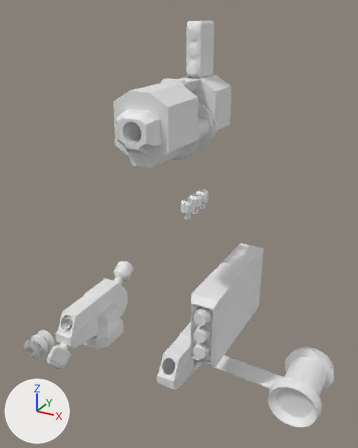
An edit to the Blender file Assets/Models/NewMech/base-mech.blend, drawn before and after from the same camera.
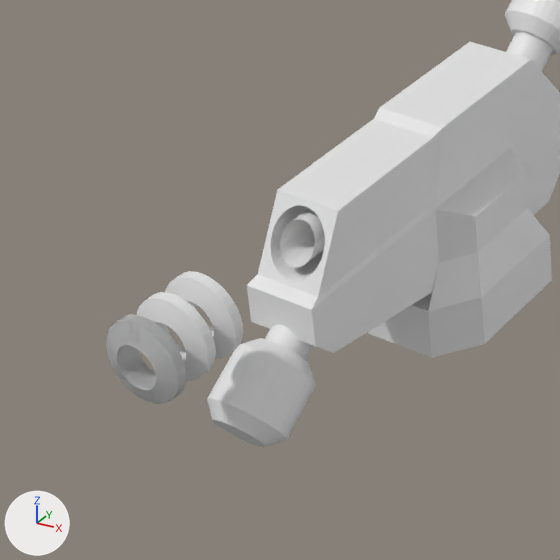
The first picture shows the older version from a 50 mm camera at (35.5, -47.4, 68.7) aimed at (11.6, -4.0, 47.0). The close-ups show both versions on the part from 0% to 35% of the width and 60% to 88% of the height of that picture; other places that the commit changed are outside them. Every picture has the same lights, and +X, +Y and +Z are marked at lower left. Materials are left out; every surface is plain grey.

The scene before the commit, as lines of its bpy script (objects in view):
```python
ob_capacitor_001 = bpy.data.objects.new('Capacitor.001', me_cylinder_009)
ob_capacitor_001.parent = ob_laser_gun_base
ob_capacitor_001.location = (-1.542, 12.4, 35.01)
ob_capacitor_001.rotation_euler = (-0.946, 0.0, 0.0)  # degrees (-54, 0, 0)
ob_laser_gun_base = bpy.data.objects.new('Laser_Gun_Base', me_cube_015)
ob_laser_gun_base.parent = ob_uppertorso
ob_laser_gun_base.location = (0.0807, -2.861, 27.3)
ob_laser_gun_coil_001 = bpy.data.objects.new('Laser_Gun_Coil.001', me_cylinder_017)
ob_laser_gun_coil_001.parent = ob_laser_gun_base
ob_laser_gun_coil_001.location = (-1.585, -2.055, 34.38)
ob_laser_gun_coil_001.rotation_euler = (1.571, 3.142, 0.0)  # degrees (90, 180, 0)
ob_laser_gun_coil_001.scale = (-1.0, -1.0, -0.362)
ob_laser_gun_coil_002 = bpy.data.objects.new('Laser_Gun_Coil.002', me_cylinder_006)
ob_laser_gun_coil_002.parent = ob_laser_gun_base
ob_laser_gun_coil_002.location = (-1.585, -2.055, 34.38)
ob_laser_gun_coil_002.rotation_euler = (1.571, 3.142, 0.0)  # degrees (90, 180, 0)
ob_laser_gun_coil_002.scale = (-1.0, -1.0, -0.362)
ob_laser_gun_coil_003 = bpy.data.objects.new('Laser_Gun_Coil.003', me_cylinder_012)
ob_laser_gun_coil_003.parent = ob_laser_gun_base
ob_laser_gun_coil_003.location = (-1.585, -1.168, 34.38)
ob_laser_gun_coil_003.rotation_euler = (1.571, 3.142, 0.0)  # degrees (90, 180, 0)
ob_laser_gun_coil_003.scale = (-1.0, -1.0, -0.362)
ob_laser_gun_coil_004 = bpy.data.objects.new('Laser_Gun_Coil.004', me_cylinder_013)
ob_laser_gun_coil_004.parent = ob_laser_gun_base
ob_laser_gun_coil_004.location = (-1.585, -0.323, 34.38)
ob_laser_gun_coil_004.rotation_euler = (1.571, 3.142, 0.0)  # degrees (90, 180, 0)
ob_laser_gun_coil_004.scale = (-1.0, -1.0, -0.362)
# also in view: 'Capacitor.002' at (0.2, -12.3, 30.8)
```
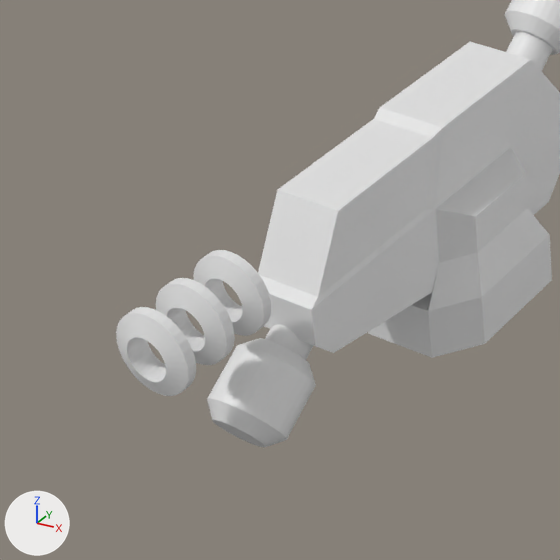
Changed parts and their boxes [x1, y1, x2, y2] in the close-ups (560 x 560 px):
```json
{"object": "Laser_Gun_Base", "change": "reshaped", "before": [247, 41, 560, 358], "after": [258, 41, 560, 358]}
{"object": "Laser_Gun_Coil.004", "change": "moved, modifiers changed", "before": [165, 271, 243, 358], "after": [116, 250, 271, 396]}
{"object": "Laser_Gun_Coil.001", "change": "deleted", "before": [106, 315, 186, 404]}
{"object": "Laser_Gun_Coil.003", "change": "deleted", "before": [137, 292, 216, 380]}
{"object": "Laser_Gun_Coil.002", "change": "deleted", "before": [118, 315, 186, 398]}
{"part": 1, "of": "me_cube_015", "change": "deleted", "before": [280, 208, 325, 268]}
{"part": 2, "of": "me_cube_015", "change": "cut back", "before": [258, 190, 338, 297], "after": [258, 190, 338, 297]}
```

Edits to the scene script, one JSON object a line:
```json
{"block": "me_cube_015", "where": "# used by ob_laser_gun_base; parent = ob_uppertorso; location = (0.0807, -2.861, 27.3)"}
{"op": "remove", "block": "me_cube_015", "code": "me_cube_015.from_pydata(...)  # 245 vertices, 169 faces; spans x -2.08..2.08, y -6.05..4.07, z -3.19..2.76"}
{"op": "add", "block": "me_cube_015", "code": "me_cube_015.from_pydata(...)  # 81 vertices, 72 faces; spans x -2.08..2.08, y -6.05..4.07, z -3.19..2.76"}
{"block": "me_cube_015", "change": "me_cube_015 part 1: the loose piece of 66 vertices spanning x -0.48..0.48, y -5.53..-2.4, z 1.27..2.23 is deleted"}
{"block": "me_cube_015", "change": "me_cube_015 part 2"}
{"block": "me_cube_015", "change": "98 vertices are removed from x -0.75..0.75, y -5.67..2.69, z 1.0..2.5"}
{"block": "me_cube_015", "change": "67 faces are deleted"}
{"block": "me_cube_015", "change": "2 new faces join them"}
{"op": "remove", "block": "ob_laser_gun_coil_001", "code": ["ob_laser_gun_coil_001 = bpy.data.objects.new('Laser_Gun_Coil.001', me_cylinder_017)", "ob_laser_gun_coil_001.parent = ob_laser_gun_base", "ob_laser_gun_coil_001.matrix_parent_inverse = Matrix(((1.0, 0.0, 0.0, 1.583), (0.0, 1.0, 0.0, -8.0), (0.0, 0.0, 1.0, -32.61), (0.0, 0.0, 0.0, 1.0)))", "ob_laser_gun_coil_001.location = (-1.585, -2.055, 34.38)", "ob_laser_gun_coil_001.rotation_euler = (1.571, 3.142, 0.0)  # degrees (90, 180, 0)", "ob_laser_gun_coil_001.scale = (-1.0, -1.0, -0.362)"]}
{"op": "remove", "block": "ob_laser_gun_coil_002", "code": ["ob_laser_gun_coil_002 = bpy.data.objects.new('Laser_Gun_Coil.002', me_cylinder_006)", "ob_laser_gun_coil_002.parent = ob_laser_gun_base", "ob_laser_gun_coil_002.matrix_parent_inverse = Matrix(((1.0, 0.0, 0.0, 1.583), (0.0, 1.0, 0.0, -8.0), (0.0, 0.0, 1.0, -32.61), (0.0, 0.0, 0.0, 1.0)))", "ob_laser_gun_coil_002.location = (-1.585, -2.055, 34.38)", "ob_laser_gun_coil_002.rotation_euler = (1.571, 3.142, 0.0)  # degrees (90, 180, 0)", "ob_laser_gun_coil_002.scale = (-1.0, -1.0, -0.362)"]}
{"op": "remove", "block": "ob_laser_gun_coil_003", "code": ["ob_laser_gun_coil_003 = bpy.data.objects.new('Laser_Gun_Coil.003', me_cylinder_012)", "ob_laser_gun_coil_003.parent = ob_laser_gun_base", "ob_laser_gun_coil_003.matrix_parent_inverse = Matrix(((1.0, 0.0, 0.0, 1.583), (0.0, 1.0, 0.0, -8.0), (0.0, 0.0, 1.0, -32.61), (0.0, 0.0, 0.0, 1.0)))", "ob_laser_gun_coil_003.location = (-1.585, -1.168, 34.38)", "ob_laser_gun_coil_003.rotation_euler = (1.571, 3.142, 0.0)  # degrees (90, 180, 0)", "ob_laser_gun_coil_003.scale = (-1.0, -1.0, -0.362)"]}
{"op": "set", "path": "ob_laser_gun_coil_004.location", "old": "(-1.585, -0.323, 34.38)", "new": "(-1.585, 0.573, 34.38)"}
{"op": "add", "block": "ob_laser_gun_coil_004", "code": "_m = ob_laser_gun_coil_004.modifiers.new('Array', 'ARRAY')"}
{"op": "add", "block": "ob_laser_gun_coil_004", "code": "_m.count = 3"}
{"op": "add", "block": "ob_laser_gun_coil_004", "code": "_m.constant_offset_displace = (0.0, 0.0, 0.0)"}
{"op": "add", "block": "ob_laser_gun_coil_004", "code": "_m.relative_offset_displace = (0.0, 0.0, -2.0)"}
```
